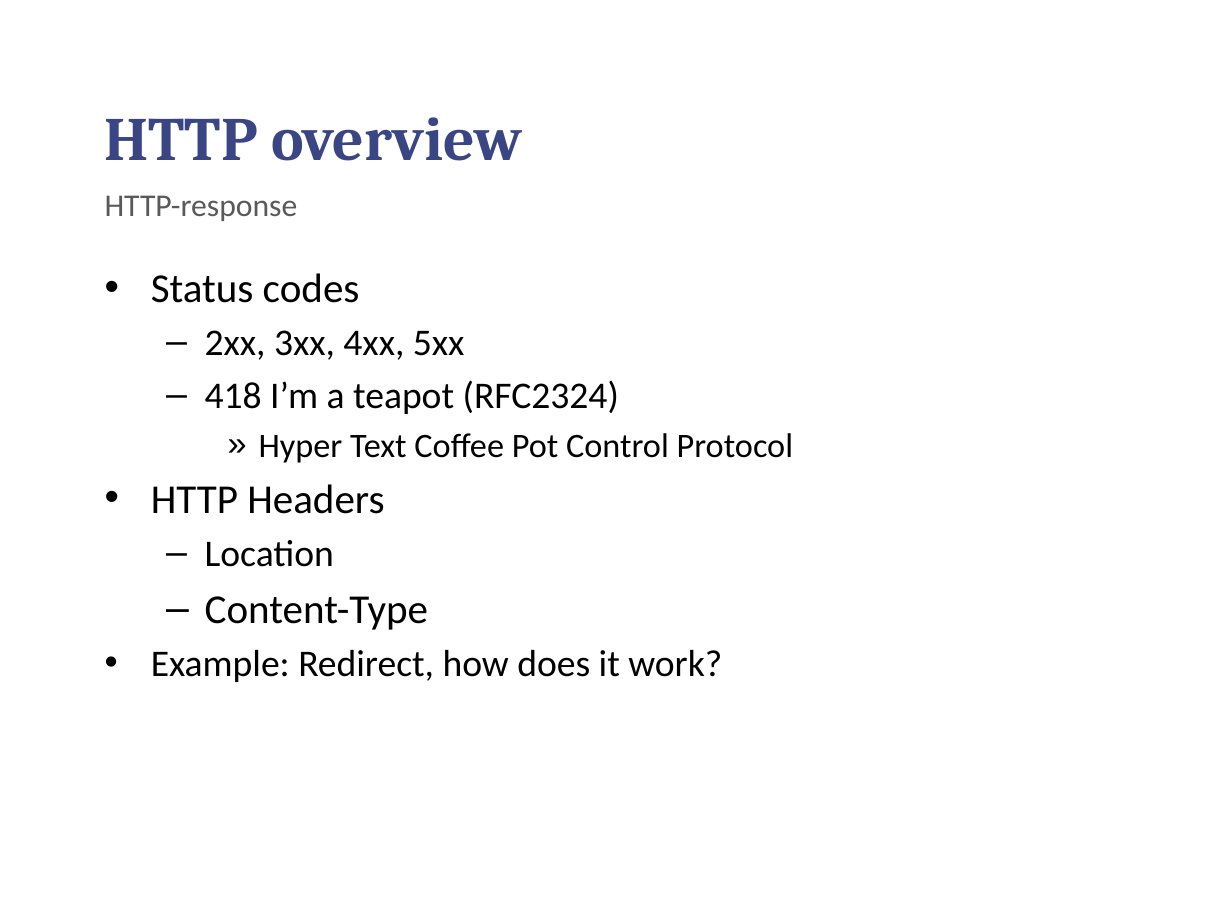
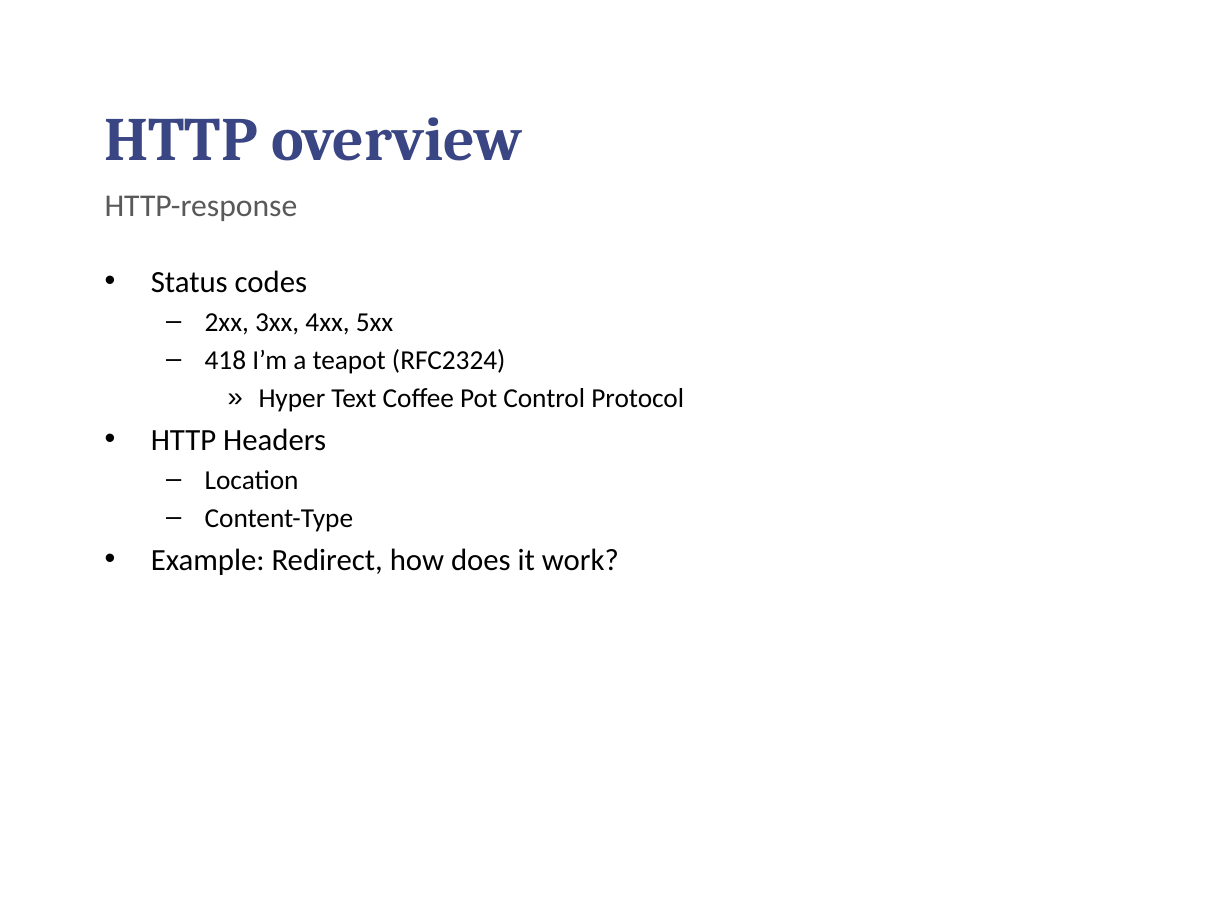
Before and after one commit to chilmers/cadec-healthcare-api-tutorial, a slide deck: slide 9 of Cadec-vårdens-apier.pptx. Drawn at 1232x924 pixels with LibreOffice and Linux fonts; fonts in the diff are those of the drawing; background and template pictures are left out. Boxes give left, top, right and bottom in pixels: in the first picture for what was removed or moved away, otherwise in the second. Text is boxed around its words. In the diff, an @@ line names an element or a change of style, - is before the commit and + after.

Commit message:
Updated

```diff
--- a/Cadec-vårdens-apier.pptx
+++ b/Cadec-vårdens-apier.pptx
@@ text "Status codes" at (151, 270, 684, 575): size 24 to 18 pt in "Status codes", "HTTP Headers"; size 22 to 16 pt in "2xx, 3xx, 4xx, 5xx", "418 I’m a teapot (RFC2324)", "Location"; size 20 to 16 pt in "Hyper Text Coffee Pot Control Protocol"; size 24 to 16 pt in "Content-Type"; size 22 to 18 pt in "Example: Redirect, how does it work?"; less space between paragraphs @@
```
Also in this commit, not shown: 1 other slide changed.
